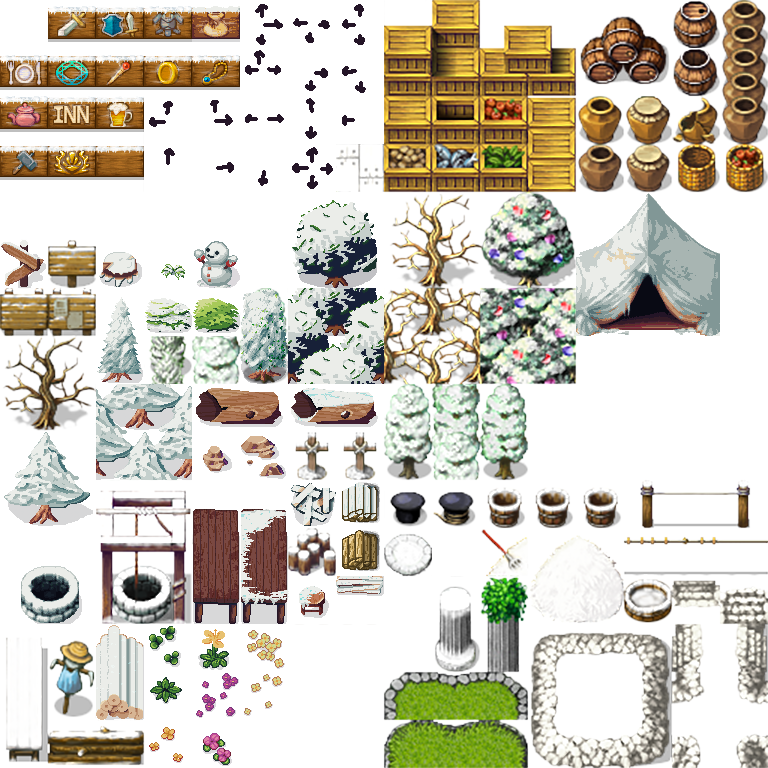
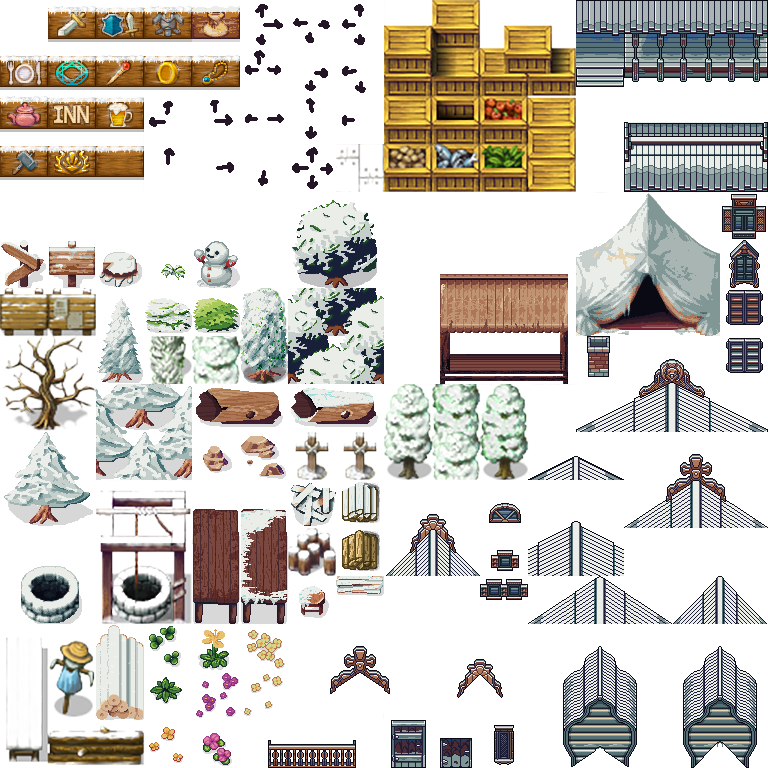
Two versions of the same layered image (768 x 768). Layer-by-layer changes:
added layer "Layer 26" above "Layer 25" over [440,738,472,768]
added layer "Layer 25" above "Layer 21" over [268,740,356,768]
added layer "Layer 21" above "Layer 19" over [480,579,528,600]
added layer "Layer 19" above "Layer 15" over [494,725,514,765]
added layer "Layer 15" above "Layer 16" over [528,521,624,576]
added layer "Layer 16" above "Layer 14" over [391,720,426,768]
added layer "Layer 14" above "Layer 13" over [330,576,767,768]
added layer "Layer 13" above "Layer 12" over [386,514,480,576]
added layer "Layer 12" above "Stool" over [528,456,624,480]
added layer "Layer 10" above "Layer 11" over [576,336,768,432]
added layer "Layer 11" above "Layer 18" over [624,454,768,528]
added layer "Layer 18" above "Layer 17" over [489,503,521,571]
added layer "Layer 17" above "Sign" over [722,194,766,373]
added layer "Sign" (2nd of 2) above "Layer 23" over [49,241,95,288]
added layer "Layer 23" above "Layer 24" over [576,0,768,87]
added layer "Layer 24" above "Hut" over [624,122,768,192]
added layer "Hut" above "Layer 27" over [440,274,568,384]
painted on "Layer 1" over [48,0,768,768]